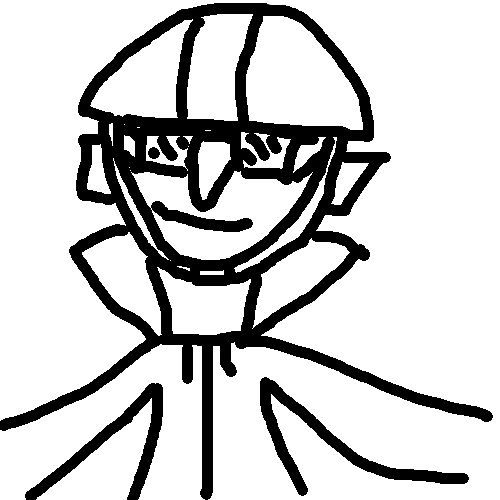
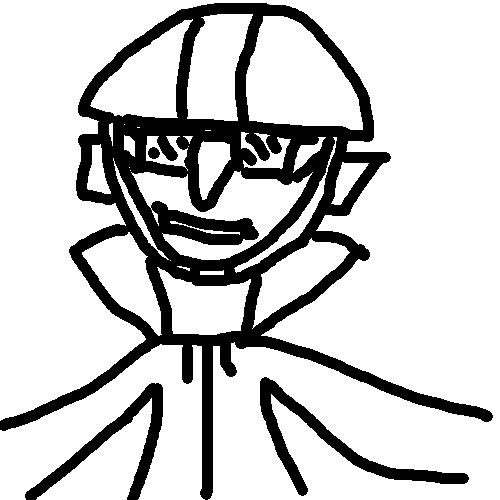
Two versions of the same layered image (500px x 500px). Layer-by-layer changes:
added layer "mouth" above "vector" over [158, 203, 259, 245]
